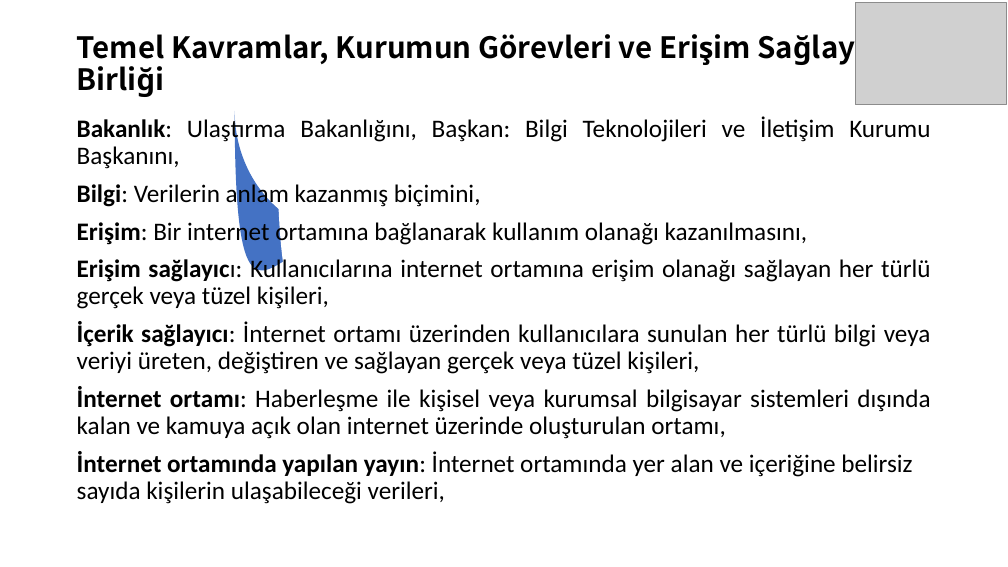
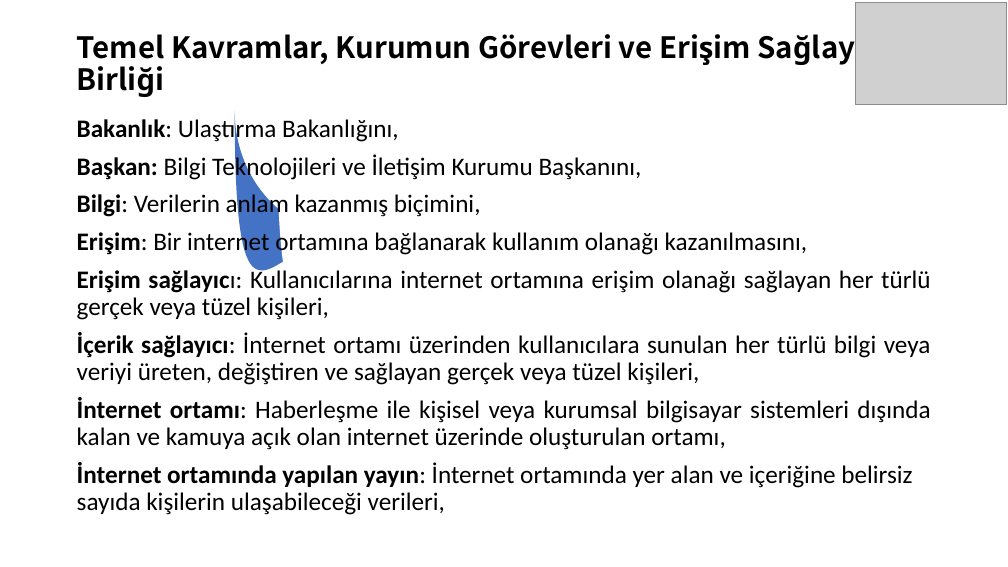
Before and after one commit to SevdanurGENC/IT-Law-Lecture-Notes, a slide deck: slide 4 of Bilisim-Hukuku/05. Bolum - BilisimHukuku.ppt. Drawn at 1008x567 pixels with LibreOffice and Linux fonts; fonts in the diff are those of the drawing; grey boxes stand for pictures. Boxes give left, top, right and bottom in pixels: in the first picture for what was removed or moved away, otherwise in the second. Text is boxed around its words. In the diff, an @@ line names an element or a change of style, - is before the commit and + after.

```diff
--- a/Bilisim-Hukuku/05. Bolum - BilisimHukuku.ppt
+++ b/Bilisim-Hukuku/05. Bolum - BilisimHukuku.ppt
@@ text at bbox=[77, 116, 642, 181]: text changed @@
-Bakanlık: Ulaştırma Bakanlığını, Başkan: Bilgi Teknolojileri ve İletişim Kurumu Başkanını,
+Bakanlık: Ulaştırma Bakanlığını,
+Başkan: Bilgi Teknolojileri ve İletişim Kurumu Başkanını,
```
Also in this commit, not shown: 10 other slides changed.
